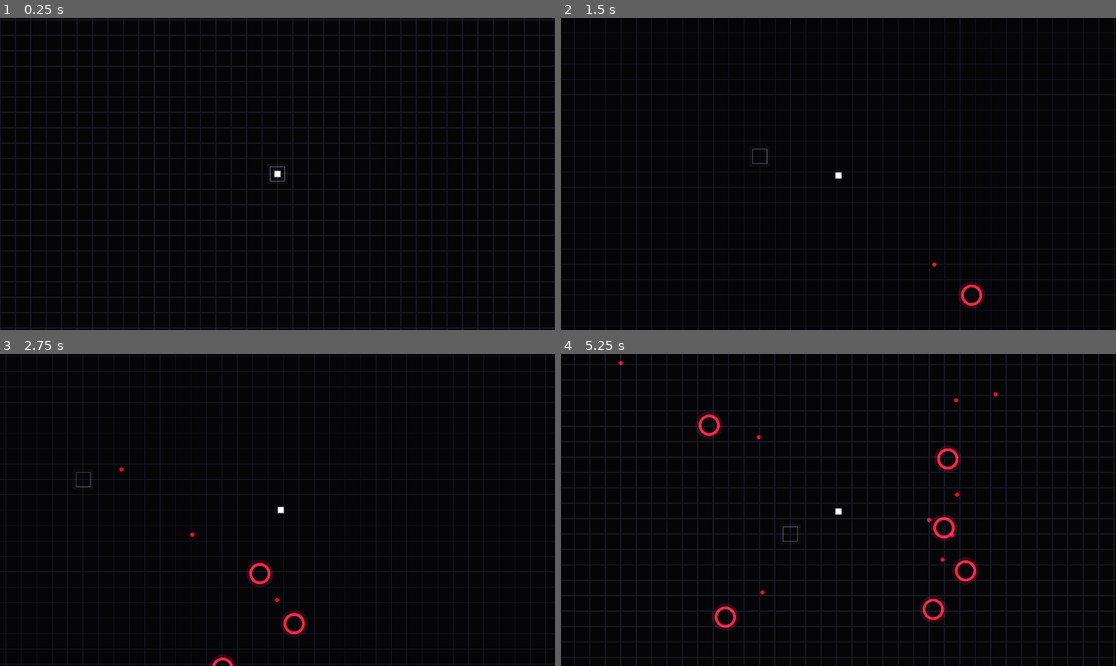
Above: before the commit, frames 1-4 (two rows, left to right).
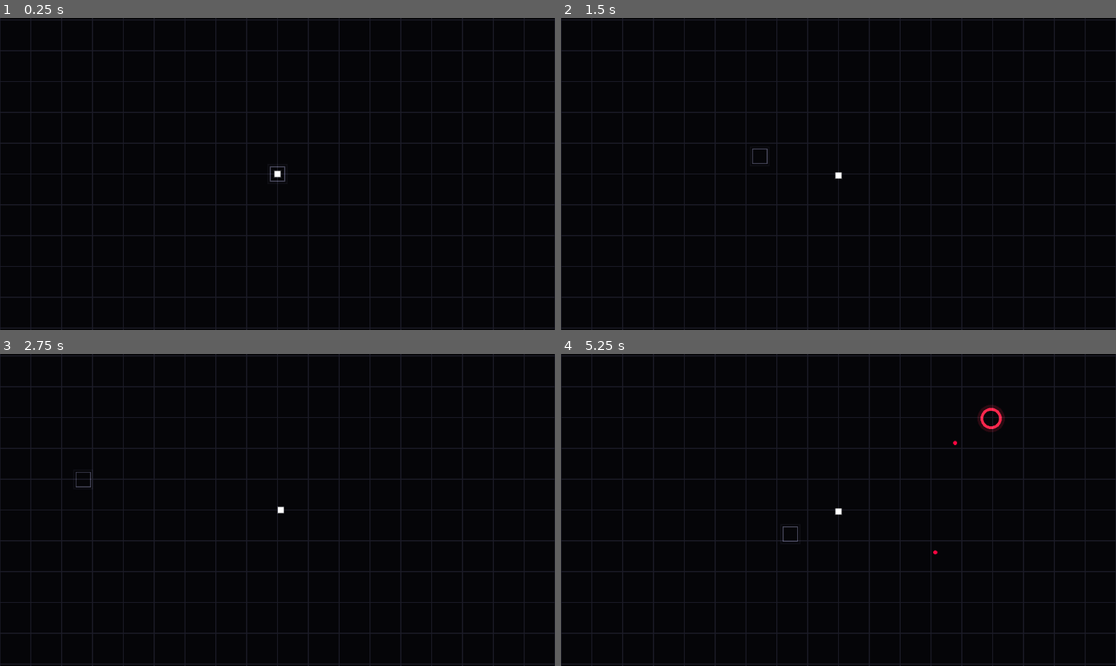
Above: after the commit, the same moments.

Repository: AnonymousXavier/ink-void
Game: Godot game, scene res://Scenes/world.tscn
The game is run twice, just before and just after one commit, with the same random seed, the same clock (stepped at 60 frames per second) and the same inputs.
Inputs (mouse positions are in pixels of both pictures, inside the frame that each line leads up to):
- Up to frame 1 (0.25 s): no input
- Up to frame 2 (1.5 s): tap Enter at 0.5 s; move the mouse to (960, 158) at 0.52 s; hold Right (right) 0.53-1.28 s; tap Space (parry) at 0.6, 1.35 s; click (960, 158) at 0.67 s; move the mouse to (727, 189) at 1.27 s; hold Down (down) from 1.28 s (still down); click (727, 189) at 1.42 s
- Up to frame 3 (2.75 s): move the mouse to (333, 441) at 2.02 s; release Down (down) at 2.03 s; hold Right (right) from 2.03 s (still down); tap Space (parry) at 2.1 s; click (333, 441) at 2.17 s
- Up to frame 4 (5.25 s): move the mouse to (810, 572) at 2.77 s; release Right (right) at 2.78 s; hold Up (up) 2.78-3.53 s; tap Space (parry) every 0.75 s from 2.85 to 5.1 s; click (810, 572) at 2.92 s; move the mouse to (1005, 556) at 3.52 s; hold Left (left) 3.53-5.03 s; click (1005, 556) at 3.67 s; move the mouse to (672, 463) at 4.27 s; click (672, 463) at 4.42 s; move the mouse to (866, 510) at 5.02 s; hold Down (down) from 5.03 s (still down); click (866, 510) at 5.17 s

The runs differ from the first frame. In frame 1, 4.3% of the frame differs, in the area x 0-100%, y 0-100%; in frame 2, 7.1%; in frame 3, 5.5%; in frame 4, 14%.

Commit message:
Hooked the impact system back to the ECS network

Diff:
--- a/AutoLoads/Cache.gd
+++ b/AutoLoads/Cache.gd
@@ -5,6 +5,7 @@
 # RENDERING DATA
 @onready var render_info: Dictionary[Enums.ENTITY_TYPES, RenderProfile]
 @onready var textures_dict: Dictionary[Enums.ENTITY_TYPES, ImageTexture]
+@onready var frozen_textures_dict: Dictionary[Enums.ENTITY_TYPES, ImageTexture]
 
 func _ready() -> void:
 	render_info = {
@@ -35,4 +36,18 @@
 		Enums.ENTITY_TYPES.PLAYER: await  ImageGenerator.generate_texture_for(render_info[Enums.ENTITY_TYPES.PLAYER])
 	}
 
+	var frozen_info = {
+	# Flat, dead gray for frozen enemies
+		Enums.ENTITY_TYPES.NORMAL_ENEMY: ImageGenerator.create_render_profile(Enums.SHAPE_TYPES.CIRCLE, 6, Color(0.3, 0.3, 0.3), Constants.TILE_SIZE * 0.8, Constants.TILE_SIZE * 0.8, true),
+	# Flat, dead gray for frozen bullets
+		Enums.ENTITY_TYPES.BULLET: ImageGenerator.create_render_profile(Enums.SHAPE_TYPES.CIRCLE, 0, Color(0.3, 0.3, 0.3), Constants.TILE_SIZE * 0.15, Constants.TILE_SIZE * 0.15, false)
+	}
+
+# 2. Bake the frozen textures
+	frozen_textures_dict = {
+		Enums.ENTITY_TYPES.NORMAL_ENEMY: await ImageGenerator.generate_texture_for(frozen_info[Enums.ENTITY_TYPES.NORMAL_ENEMY]),
+		Enums.ENTITY_TYPES.BULLET: await ImageGenerator.generate_texture_for(frozen_info[Enums.ENTITY_TYPES.BULLET])
+	}
+
+
 	is_ready = true
--- a/AutoLoads/Factories.gd
+++ b/AutoLoads/Factories.gd
@@ -52,6 +52,7 @@
 
 	velocity_data.speed = 100.0
 	render_data.texture = Cache.textures_dict[type]
+	render_data.frozen_texture = Cache.frozen_textures_dict[Enums.ENTITY_TYPES.NORMAL_ENEMY]
 	countdown_data.wait_time = 1 / meele_data.fire_rate
 	countdown_data.action = Enums.COUNTDOWN_ACTIONS.ATTACK
 	transform_data.position = pos
@@ -125,6 +126,8 @@
 	entity_manager.active_entities.append(bullet_id)
 	SceneInstances.entity_manager.add_entity_to_a_chunk(pos, bullet_id)
 
+	# Do the exact same thing inside create_enemy() using NORMAL_ENEMY!
+
 	entity_manager.is_a_bullet[bullet_id] = true
 	entity_manager.transform_components[bullet_id] = transformData
 	entity_manager.render_components[bullet_id] = renderingData
@@ -132,6 +135,9 @@
 	entity_manager.velocity_components[bullet_id] = velocityData
 	# entity_manager.homing_components[bullet_id] = homingData
 	entity_manager.alignment_components[bullet_id] = alignment_dta
+
+	renderingData.texture = Cache.textures_dict[Enums.ENTITY_TYPES.BULLET]
+	renderingData.frozen_texture = Cache.frozen_textures_dict[Enums.ENTITY_TYPES.BULLET]
 
 	# Delete them
 	entity_manager.inactive_bullet_transform_components.erase(bullet_id)
--- a/AutoLoads/Stats.gd
+++ b/AutoLoads/Stats.gd
@@ -5,7 +5,7 @@
 }
 
 @onready var projectile_weapon_datas: Dictionary[Enums.ENTITY_TYPES, ProjectileWeaponData] = {
-	Enums.ENTITY_TYPES.NORMAL_ENEMY: Misc.create_projectile_data_for(1, 1, Constants.CHUNK_SIZE, [Enums.ALIGNMENTS.PLAYER])
+	Enums.ENTITY_TYPES.NORMAL_ENEMY: Misc.create_projectile_data_for(0.25, 1, Constants.CHUNK_SIZE, [Enums.ALIGNMENTS.PLAYER])
 }
 
 @onready var health_data: Dictionary[Enums.ENTITY_TYPES, HealthData] = {
--- a/Resources/GoldValueData.gd
+++ b/Resources/GoldValueData.gd
@@ -1,4 +1,4 @@
 extends Node
 class_name GoldValueData
 
-@export var gold: int
+@export var gold: int = 0
--- a/Resources/RenderData.gd
+++ b/Resources/RenderData.gd
@@ -2,4 +2,5 @@
 class_name RenderingData
 
 @export var texture: Texture2D
+@export var frozen_texture: Texture2D
 @export var rendering_scale: Vector2 = Vector2.ONE
--- a/Scenes/world.gd
+++ b/Scenes/world.gd
@@ -61,7 +61,7 @@
 	projectile_dispatch_system.update(delta)
 	impact_system.update(delta)
 	damage_system.update(delta)
-	health_system.update(delta)
+	health_system.update()
 	death_system.update(delta)
 
 	bank_system.update(delta)
--- a/Systems/bank_system.gd
+++ b/Systems/bank_system.gd
@@ -4,7 +4,9 @@
 	for event in SceneInstances.events_manager.events:
 		if event["type"] == Enums.EVENT_TYPES.ENTITY_KILLED:
 			if SceneInstances.entity_manager.gold_value_components.has(event["id"]):
+				continue
 				var gold_value: GoldValueData = SceneInstances.entity_manager.gold_value_components[event["id"]]
-				SceneInstances.entity_manager.bank_data.gold += gold_value.gold
+				if gold_value:
+					SceneInstances.entity_manager.bank_data.gold += gold_value.gold
 				# 1. Look up the dead enemy's GoldValueData component
 			# 2. Add that value to the Player's BankData component
--- a/Systems/death_system.gd
+++ b/Systems/death_system.gd
@@ -43,5 +43,4 @@
 	entity_manager.alignment_components.erase(id)
 
 	entity_manager.is_an_enemy.erase(id)
-	entity_manager.is_a_tower.erase(id)
 	entity_manager.is_a_bullet.erase(id)
--- a/Systems/enemy_manager.gd
+++ b/Systems/enemy_manager.gd
@@ -15,8 +15,8 @@
 	handle_enemy_spawning()
 
 func get_enemies_expected_on_screen(secs_passed: int):
-	var minimum_enemies_expected = 5
-	return sin(deg_to_rad(secs_passed))* 10 + minimum_enemies_expected
+	var minimum_enemies_expected = 0
+	return sin(deg_to_rad(secs_passed)) * 3 + minimum_enemies_expected
 
 func handle_enemy_spawning():
 	var secs_passed = (Time.get_ticks_msec() - start_time) / 1000
--- a/Systems/health_system.gd
+++ b/Systems/health_system.gd
@@ -1,7 +1,7 @@
 extends Node
 class_name HealthSystem
 
-func update(_delta: float) -> void:
+func update() -> void:
 	for event in SceneInstances.events_manager.events:
 		if event["type"] == Enums.EVENT_TYPES.DAMAGE_CONFIRMED:
 			if apply_damage(event["id"], event["amount"]) <= 0:
--- a/Systems/impact_system.gd
+++ b/Systems/impact_system.gd
@@ -13,38 +13,52 @@
 
 	if not player_transform or not player_parry or not player_health: return
 
-	# Loop through ONLY the bullets
 	for bullet_id in entity_manager.is_a_bullet.keys():
 		var bullet_transform = entity_manager.transform_components.get(bullet_id)
 		var alignment = entity_manager.alignment_components.get(bullet_id)
+		var bullet_meele = entity_manager.meele_components.get(bullet_id)
 
-		if not bullet_transform or not alignment: continue
+		if not bullet_transform or not alignment or not bullet_meele: continue
 
-		# We only check ENEMY bullets against the PLAYER
+		# BULLET TARGETS PLAYER (Enemy Fire)
 		if alignment.alignment == Enums.ALIGNMENTS.PLAYER:
-			# fast distance check
 			if player_transform.position.distance_to(bullet_transform.position) <= Constants.PARRY_RADIUS:
-				# --- COLLISION DETECTED ---
+
 				if player_parry.current_state == ParryData.State.PARRYING:
-					# 1. THE CATCH IS SUCCESSFUL
-					SceneInstances.time_scale = 0.1 # DEAD STOP EVERYTHING
+					SceneInstances.time_scale = 0.1
 					player_parry.current_state = ParryData.State.FROZEN_AIMING
 					player_parry.hijacked_bullet_id = bullet_id
 
-					# Snap the bullet perfectly to the player's center for visual feedback
 					bullet_transform.position = player_transform.position
-					var bullet_velocity_data = SceneInstances.entity_manager.velocity_components.get(bullet_id)
+					var bullet_velocity_data = entity_manager.velocity_components.get(bullet_id)
 					if bullet_velocity_data:
 						bullet_velocity_data.speed = 0.0
 
-					print("CATCH SUCCESSFUL! TIME FROZEN!")
-					break # Break out because we only want to catch ONE bullet per frame
+					break
 
 				elif player_parry.current_state != ParryData.State.FROZEN_AIMING:
-					# 2. THE WHIFF (Player takes a hit)
-					player_health.health -= 1
+					SceneInstances.events_manager.add_event({"type": Enums.EVENT_TYPES.DAMAGE_ATTEMPT, "id": player_id, "amount": bullet_meele.damage})
 					print("PLAYER HIT! HP: ", player_health.health)
-
-					# Destroy the bullet that hit us
 					Factories.despawn_bullet(bullet_id)
 					break
+
+		# BULLET TARGETS ENEMIES (Hijacked Fire)
+		elif alignment.alignment == Enums.ALIGNMENTS.ENEMY:
+			var bullet_hit_enemy = false
+
+			for enemy_id in entity_manager.is_an_enemy.keys():
+				var enemy_transform = entity_manager.transform_components.get(enemy_id)
+				var enemy_health = entity_manager.health_components.get(enemy_id)
+
+				if not enemy_transform or not enemy_health: continue
+
+				if bullet_transform.position.distance_to(enemy_transform.position) <= Constants.PARRY_RADIUS * 1.5:
+					SceneInstances.events_manager.add_event({"type": Enums.EVENT_TYPES.DAMAGE_ATTEMPT, "id": enemy_id, "amount": bullet_meele.damage})
+					print("ENEMY HIT! HP: ", enemy_health.health)
+
+					Factories.despawn_bullet(bullet_id)
+					bullet_hit_enemy = true
+					break
+
+			if bullet_hit_enemy:
+				continue
--- a/Systems/input_system.gd
+++ b/Systems/input_system.gd
@@ -1,7 +1,7 @@
 extends Node
 class_name InputSystem
 
-func update(delta: float) -> void:
+func update(_delta: float) -> void:
 	var entity_manager = SceneInstances.entity_manager
 	var player_id = entity_manager.player_id
 
@@ -15,6 +15,12 @@
 		input_data.direction = Input.get_vector("left", "right", "up", "down")
 		input_data.parry_pressed = Input.is_action_just_pressed("parry")
 
-		# Mouse (Replaces the old EventsManager push)
-		input_data.aim_position = SceneInstances.rendering_system.get_global_mouse_position()
+		# --- THE REVERSE TRANSLATION ---
+		var screen_mouse_pos = get_viewport().get_mouse_position()
+		var screen_center = get_viewport().get_visible_rect().size / 2.0
+		var camera_pos = SceneInstances.camera.position
+		var zoom = SceneInstances.camera.zoom
+
+		# Translate screen pixel back into the ECS coordinate system
+		input_data.aim_position = ((screen_mouse_pos - screen_center) / zoom) + camera_pos
 		input_data.fire_pressed = Input.is_mouse_button_pressed(MOUSE_BUTTON_LEFT)
--- a/Systems/player_controller_system.gd
+++ b/Systems/player_controller_system.gd
@@ -25,7 +25,10 @@
 
 	# 2. TIME FREEZE & RELEASE STATE
 	elif parry.current_state == ParryData.State.FROZEN_AIMING:
-		velocity.direction = Vector2.ZERO # Locked!
+		velocity.direction = Vector2.ZERO # Lock movement
+
+		# 1. Poll the absolute world position of the mouse cursor
+		var mouse_pos = SceneInstances.rendering_system.get_global_mouse_position()
 
 		if input.fire_pressed and parry.hijacked_bullet_id != -1:
 			var bullet_id = parry.hijacked_bullet_id
@@ -34,14 +37,20 @@
 			var p_transform = entity_manager.transform_components.get(player_id)
 
 			if bullet_vel and bullet_align and p_transform:
-				var aim_dir = (input.aim_position - p_transform.position).normalized()
 
+				# 2. Calculate the exact vector from your core to the mouse
+				var aim_dir = p_transform.position.direction_to(mouse_pos)
+
+				# 3. Apply the hyper-speed return fire
 				bullet_vel.direction = aim_dir
-				bullet_vel.speed = 1200.0 # High-speed return fire
-				bullet_align.alignment = Enums.ALIGNMENTS.PLAYER
+				bullet_vel.speed = 1200.0
 
-				# Restore time and state
+				# 4. THE CRITICAL FIX: Flip the target so it attacks enemies!
+				bullet_align.alignment = Enums.ALIGNMENTS.ENEMY
+
+				# 5. Restore the engine state
 				SceneInstances.time_scale = 1.0
 				parry.current_state = ParryData.State.READY
 				parry.hijacked_bullet_id = -1
-				print("BULLET RELEASED!")
+
+				print("BULLET RELEASED AT MOUSE!")
--- a/Systems/rendering_system.gd
+++ b/Systems/rendering_system.gd
@@ -16,38 +16,50 @@
 	var camera_pos = SceneInstances.camera.position
 	var zoom = SceneInstances.camera.zoom
 
-	# Bridge the ECS data to the Shader
+	# 1. Check if the world is frozen
+	var is_frozen = SceneInstances.time_scale < 1.0
+
+	# 2. Find the bullet we are holding (so we don't turn it gray!)
+	var player_id = SceneInstances.entity_manager.player_id
+	var hijacked_id = -1
+	if is_frozen and player_id != -1:
+		var parry = SceneInstances.entity_manager.parry_components.get(player_id)
+		if parry:
+			hijacked_id = parry.hijacked_bullet_id
+
+	# 3. Handle the Background Grid Shader
 	var bg_material = SceneInstances.BG.material as ShaderMaterial
 	if bg_material:
-		bg_material.set_shader_parameter("camera_position", camera_pos)
-		bg_material.set_shader_parameter("camera_zoom", zoom)
-		bg_material.set_shader_parameter("screen_center", screen_center)
-		bg_material.set_shader_parameter("cell_width", Constants.TILE_SIZE)
+		# If frozen, shift the grid lines to a dead gray. If normal, neon violet!
+		var grid_color = Color("333333") if is_frozen else Color("1c1c28")
+		bg_material.set_shader_parameter("border_color", grid_color)
+		# ... (keep your existing camera_pos and zoom bindings here)
 
+	# 4. The Entity Loop
 	for entity_id in SceneInstances.entity_manager.render_components:
-		if entity_id not in SceneInstances.entity_manager.transform_components:
-			continue
+		if entity_id not in SceneInstances.entity_manager.transform_components: continue
 
 		var render_data = SceneInstances.entity_manager.render_components[entity_id]
 		var transform_data = SceneInstances.entity_manager.transform_components[entity_id]
 
-		var texture: Texture2D = render_data.texture
+		# --- THE TEXTURE SWAP ---
+		var active_texture = render_data.texture
 
-		# 1. Calculate true world distance, then scale it by zoom
+		# If time is frozen, and this ISN'T the player, and this ISN'T the hijacked bullet...
+		if is_frozen and entity_id != player_id and entity_id != hijacked_id:
+			if render_data.frozen_texture:
+				active_texture = render_data.frozen_texture # Turn it dead gray!
+
+		# Now draw using the active_texture (with the Double-Draw center math from before!)
 		var distance_from_cam = (transform_data.position - camera_pos) * zoom
 		var final_screen_pos = screen_center + distance_from_cam
-
-		# 2. THE SECRET MATH: Offset by negative half the size to draw perfectly from the center
-		var offset = -texture.get_size() / 2.0
+		var offset = -active_texture.get_size() / 2.0
 		var core_scale = render_data.rendering_scale * zoom
 
-		# Optional: Check if entity has FlashData here to override color!
-		var draw_color = Color.WHITE
+		# Halo
+		draw_set_transform(final_screen_pos, transform_data.rotation, core_scale * 1.3)
+		draw_texture(active_texture, offset, Color(1.0, 1.0, 1.0, 0.15))
 
-		# 3. Draw Bloom (Scales perfectly from center!)
-		draw_set_transform(final_screen_pos, transform_data.rotation, core_scale * 1.3)
-		draw_texture(texture, offset, Color(draw_color.r, draw_color.g, draw_color.b, 0.15))
-
-		# 4. Draw Core
+		# Core
 		draw_set_transform(final_screen_pos, transform_data.rotation, core_scale)
-		draw_texture(texture, offset, draw_color)
+		draw_texture(active_texture, offset)
